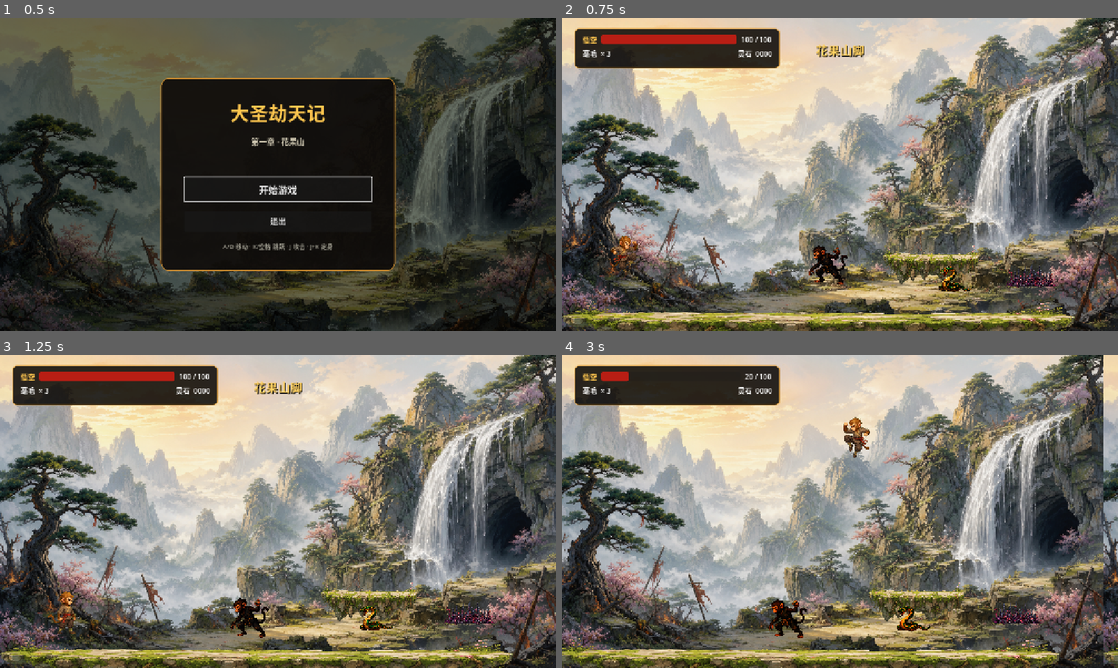
Above: before the commit, frames 1-4 (two rows, left to right).
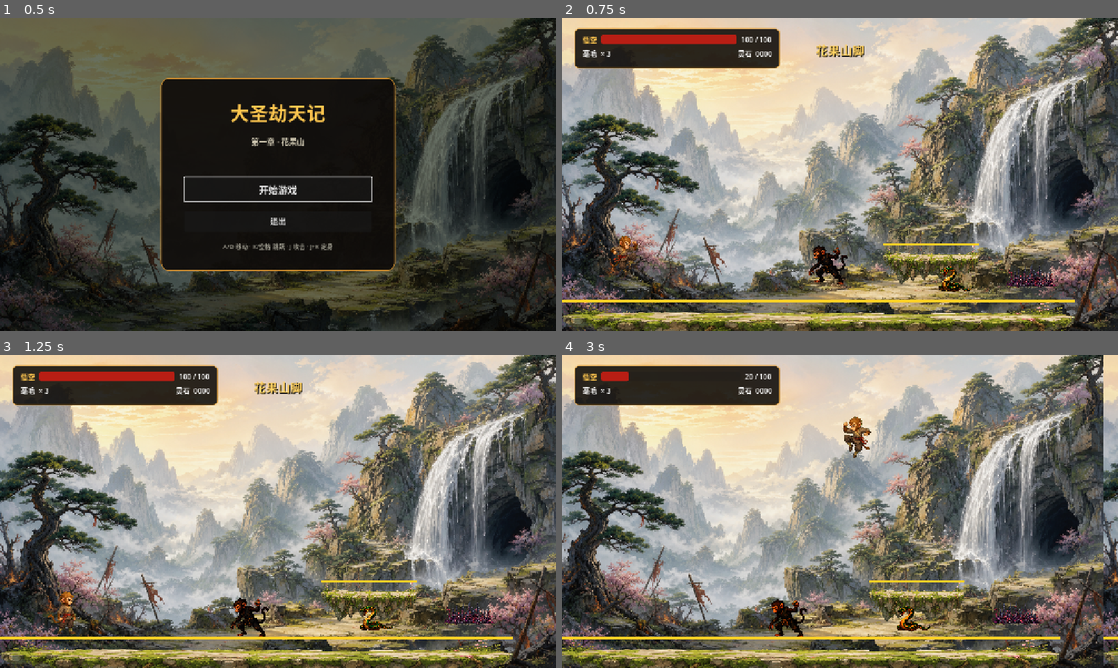
Above: after the commit, the same moments.

Repository: tim1020/havoc
Game: Godot game, scene res://src/ui/main_menu/main_menu.tscn
Two runs of this game, one before a commit and one after it. Both use one fixed random seed, a clock stepped at 60 frames per second and the inputs below.
Inputs:
- Up to frame 1 (0.5 s): no input
- Up to frame 2 (0.75 s): click "开始游戏" at 0.5 s
- Up to frame 3 (1.25 s): no input
- Up to frame 4 (3 s): tap Enter at 1.25 s; hold J (attack) 1.28-2.03 s; hold D (move_right) 1.28-2.78 s; tap K (jump) at 1.52, 1.55, 1.82, 2.1, 2.27, 2.57 s; tap J (attack) at 2.3 s; hold A (move_left) from 2.78 s (still down); hold J (attack) from 2.78 s (still down)

Frame 1 is identical in both runs. In frame 2, 0.9% of the frame differs, in the area x 0-93%, y 72-91%; in frame 3, 0.9%; in frame 4, 1.0%, in the area x 0-100%, y 19-91%.

Commit message:
feat: add release attacks and standable guides

Diff:
--- a/resources/stats/player_empty_hand.tres
+++ b/resources/stats/player_empty_hand.tres
@@ -18,6 +18,8 @@
 jump_count = 2
 combo_damage = PackedFloat32Array(10, 10, 10)
 combo_reset_seconds = 0.65
+charge_seconds = 0.75
+charged_attack_damage = 30.0
 freeze_health_cost = 20.0
 freeze_normal_seconds = 3.0
 freeze_boss_seconds = 1.5
--- a/src/actors/player/player.gd
+++ b/src/actors/player/player.gd
@@ -19,6 +19,10 @@
 var invulnerable_until: int = 0
 var controls_enabled: bool = true
 var respawn_position: Vector2
+var attack_held: bool = false
+var attack_consumed: bool = false
+var attack_pressed_at: int = 0
+var base_sprite_scale: Vector2
 
 
 func _ready() -> void:
@@ -27,22 +31,29 @@
 	jumps_left = stats.jump_count
 	respawn_position = global_position
 	attack_area.monitoring = true
+	base_sprite_scale = sprite.scale
 	health_changed.emit(health, stats.max_health)
 
 
 func _unhandled_input(event: InputEvent) -> void:
 	if not controls_enabled:
 		return
+	if event is InputEventKey and event.echo:
+		return
 	if event.is_action_pressed("jump"):
-		if Input.is_action_pressed("attack"):
+		if attack_held or Input.is_action_pressed("attack"):
+			cancel_attack_charge()
 			cast_freeze_spell()
 		else:
 			try_jump()
 	elif event.is_action_pressed("attack"):
 		if Input.is_action_pressed("jump"):
+			attack_consumed = true
 			cast_freeze_spell()
 		else:
-			perform_attack()
+			begin_attack_charge()
+	elif event.is_action_released("attack"):
+		release_attack_charge()
 
 
 func _physics_process(delta: float) -> void:
@@ -62,6 +73,7 @@
 
 	move_and_slide()
 	update_animation(direction)
+	update_charge_feedback()
 
 
 func try_jump() -> void:
@@ -72,19 +84,63 @@
 	play_if_available("jump")
 
 
-func perform_attack() -> void:
+func begin_attack_charge() -> void:
+	if attack_held:
+		return
+	attack_held = true
+	attack_consumed = false
+	attack_pressed_at = Time.get_ticks_msec()
+
+
+func cancel_attack_charge() -> void:
+	attack_held = false
+	attack_consumed = true
+
+
+func release_attack_charge() -> void:
+	if not attack_held:
+		return
+	var held_seconds := float(Time.get_ticks_msec() - attack_pressed_at) / 1000.0
+	attack_held = false
+	if attack_consumed:
+		attack_consumed = false
+		return
+	if held_seconds >= stats.charge_seconds:
+		perform_attack(stats.charged_attack_damage)
+	else:
+		perform_attack()
+
+
+func perform_attack(damage_override: float = -1.0) -> void:
 	var now := Time.get_ticks_msec()
-	if now > combo_expires_at:
+	var damage := damage_override
+	if damage_override >= 0.0:
 		combo_index = 0
-	var damage := stats.combo_damage[combo_index]
-	combo_index = (combo_index + 1) % stats.combo_damage.size()
-	combo_expires_at = now + int(stats.combo_reset_seconds * 1000.0)
-	play_if_available("attack_%d" % (combo_index if combo_index > 0 else 3))
+		play_if_available("attack_3")
+	else:
+		if now > combo_expires_at:
+			combo_index = 0
+		damage = stats.combo_damage[combo_index]
+		combo_index = (combo_index + 1) % stats.combo_damage.size()
+		combo_expires_at = now + int(stats.combo_reset_seconds * 1000.0)
+		play_if_available("attack_%d" % (combo_index if combo_index > 0 else 3))
 	attack_area.position.x = absf(attack_area.position.x) * facing
 	await get_tree().physics_frame
 	for body in attack_area.get_overlapping_bodies():
 		if body.has_method("take_damage"):
 			body.take_damage(damage, global_position)
+
+
+func update_charge_feedback() -> void:
+	if not attack_held:
+		sprite.modulate = Color.WHITE
+		sprite.scale = base_sprite_scale
+		return
+	var held_seconds := float(Time.get_ticks_msec() - attack_pressed_at) / 1000.0
+	var progress := clampf(held_seconds / stats.charge_seconds, 0.0, 1.0)
+	var pulse := 1.0 + sin(Time.get_ticks_msec() * 0.018) * 0.025 * progress
+	sprite.modulate = Color(1.0, 1.0, 1.0 - progress * 0.35)
+	sprite.scale = base_sprite_scale * (1.0 + progress * 0.08) * pulse
 
 
 func cast_freeze_spell() -> void:
--- a/src/levels/level_01/level_01.gd
+++ b/src/levels/level_01/level_01.gd
@@ -105,6 +105,21 @@
 	sprite.scale = Vector2(rect.size.x / GROUND_TEXTURE.get_width(), visual_height / GROUND_TEXTURE.get_height())
 	sprite.z_index = -2
 	add_child(sprite)
+	create_standable_line(rect)
+
+
+func create_standable_line(rect: Rect2) -> void:
+	var line := Line2D.new()
+	line.points = PackedVector2Array([
+		Vector2(rect.position.x, rect.position.y),
+		Vector2(rect.end.x, rect.position.y),
+	])
+	line.width = 5.0
+	line.default_color = Color(1.0, 0.82, 0.15, 1.0)
+	line.z_index = 4
+	line.antialiased = true
+	line.add_to_group("standable_surfaces")
+	add_child(line)
 
 
 func create_thorn_hazard(position_value: Vector2, size: Vector2) -> void:
--- a/src/resources/player_stats.gd
+++ b/src/resources/player_stats.gd
@@ -13,6 +13,8 @@
 @export_group("Actions")
 @export var combo_damage: PackedFloat32Array = PackedFloat32Array([10.0, 10.0, 10.0])
 @export_range(0.1, 2.0, 0.05) var combo_reset_seconds: float = 0.65
+@export_range(0.1, 3.0, 0.05) var charge_seconds: float = 0.75
+@export_range(0.0, 200.0, 1.0) var charged_attack_damage: float = 30.0
 @export_range(0.0, 100.0, 1.0) var freeze_health_cost: float = 20.0
 @export_range(0.0, 10.0, 0.1) var freeze_normal_seconds: float = 3.0
 @export_range(0.0, 10.0, 0.1) var freeze_boss_seconds: float = 1.5
--- a/tests/capture_enemy_feedback.gd
+++ b/tests/capture_enemy_feedback.gd
@@ -18,7 +18,10 @@
 	enemy.invulnerable_until = 0
 	for _frame in 2:
 		await get_tree().physics_frame
-	await player.perform_attack()
+	player.begin_attack_charge()
+	player.release_attack_charge()
+	for _frame in 2:
+		await get_tree().physics_frame
 
 	for _frame in 2:
 		await get_tree().process_frame
--- a/tests/run_phase_01.gd
+++ b/tests/run_phase_01.gd
@@ -38,6 +38,7 @@
 	check(get_tree().get_nodes_in_group("enemies").size() == 8, "第一关生成8名敌人")
 	check(get_tree().get_nodes_in_group("bosses").size() == 2, "第一关生成中Boss与关底Boss")
 	check(level.find_children("*", "Hazard", true, false).size() == 3, "第一关生成3组资源化陷阱")
+	check(get_tree().get_nodes_in_group("standable_surfaces").size() == 8, "第一关8段可站立顶边均有提示线")
 
 	player.jumps_left = 2
 	player.try_jump()
@@ -59,16 +60,49 @@
 	for _frame in 2:
 		await get_tree().physics_frame
 	var enemy_health_before_attack := first_enemy.health
-	await player.perform_attack()
-	check(first_enemy.health == enemy_health_before_attack - player.stats.combo_damage[0], "玩家真实攻击区域可命中敌兵")
+	var attack_press := InputEventAction.new()
+	attack_press.action = "attack"
+	attack_press.pressed = true
+	player._unhandled_input(attack_press)
+	await get_tree().physics_frame
+	check(first_enemy.health == enemy_health_before_attack, "按下攻击键不会立即攻击")
+	var attack_release := InputEventAction.new()
+	attack_release.action = "attack"
+	attack_release.pressed = false
+	player._unhandled_input(attack_release)
+	for _frame in 2:
+		await get_tree().physics_frame
+	check(first_enemy.health == enemy_health_before_attack - player.stats.combo_damage[0], "短按松开触发普通攻击")
 	check(first_enemy.hit_reaction_until > Time.get_ticks_msec(), "敌兵受击进入可见反馈状态")
 	check(hud.enemy_panel.visible, "敌兵受击显示右上状态面板")
 	check(hud.enemy_name_label.text == first_enemy.stats.display_name, "右上状态面板显示敌兵名称")
 	check(hud.enemy_health_bar.value == first_enemy.health, "右上敌兵血条实时更新")
-	player.perform_attack()
-	player.perform_attack()
-	await get_tree().physics_frame
-	check(player.attack_area.monitoring, "连续攻击不会关闭攻击检测区")
+	var boar: Enemy
+	for enemy_node in get_tree().get_nodes_in_group("enemies"):
+		var enemy := enemy_node as Enemy
+		if enemy.stats.display_name == "山猪妖":
+			boar = enemy
+			break
+	check(boar != null, "山猪妖已生成用于蓄力攻击检查")
+	if boar != null:
+		player.global_position = Vector2(2600, 580)
+		boar.global_position = Vector2(2670, 580)
+		boar.velocity = Vector2.ZERO
+		boar.invulnerable_until = 0
+		for _frame in 2:
+			await get_tree().physics_frame
+		var boar_health_before_charge := boar.health
+		player.begin_attack_charge()
+		player.attack_pressed_at = Time.get_ticks_msec() - int(player.stats.charge_seconds * 1000.0) - 10
+		player.update_charge_feedback()
+		check(player.sprite.scale.x > player.base_sprite_scale.x, "长按攻击显示蓄力视觉反馈")
+		await get_tree().physics_frame
+		check(boar.health == boar_health_before_charge, "长按期间不会连续攻击")
+		player.release_attack_charge()
+		for _frame in 2:
+			await get_tree().physics_frame
+		check(boar.health == boar_health_before_charge - player.stats.charged_attack_damage, "蓄力松开触发30点攻击")
+	check(player.attack_area.monitoring, "攻击检测区保持常驻监测")
 	first_enemy.hit_reaction_until = 0
 	first_enemy.frozen_until = 0
 	first_enemy.velocity.x = 100.0
Binary file changed: artifacts/phase_01/enemy_hit_feedback_actual.png
Not shown, changed: readme.md
